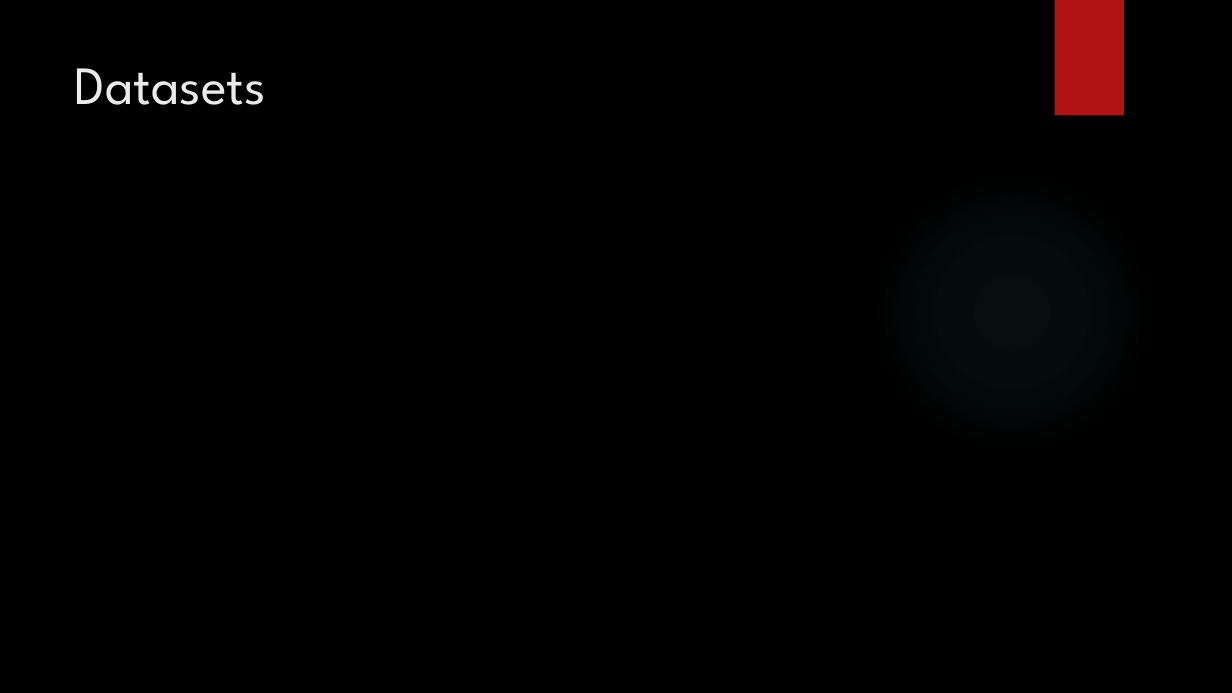
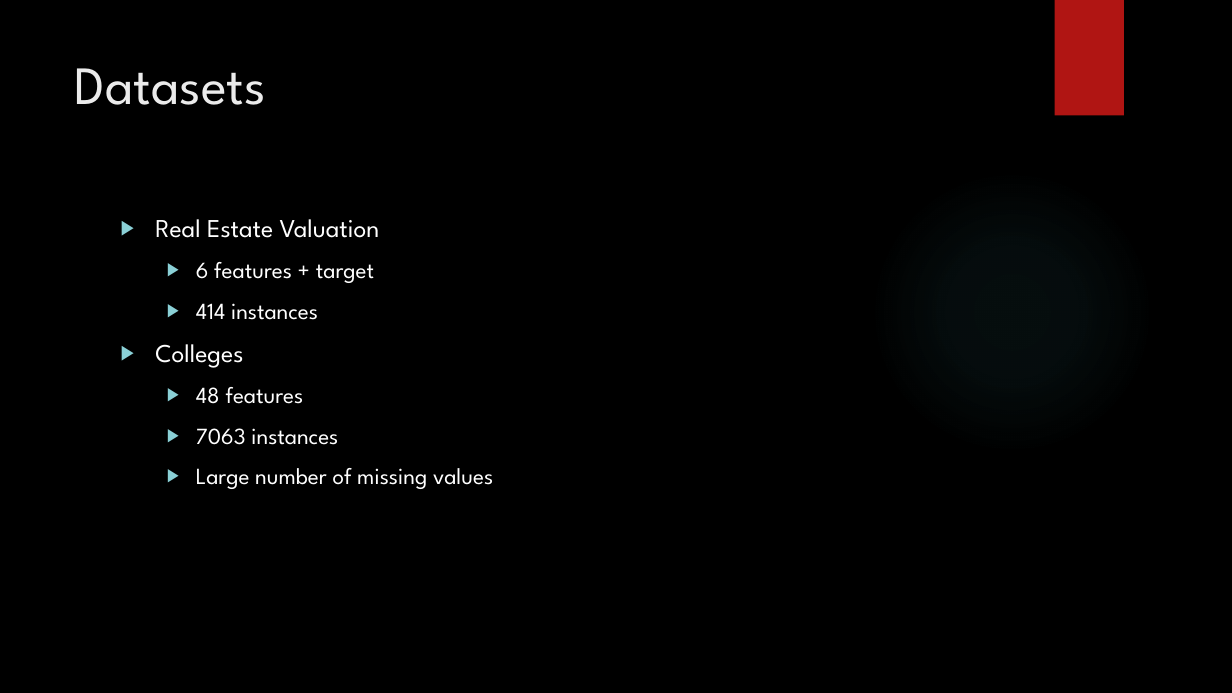
Before and after one commit to amanfc7/Machine-Learaning, a slide deck: slide 2 of ex2/Exercise_2_ppt.pptx. Drawn at 1232x693 pixels with LibreOffice and Linux fonts; fonts in the diff are those of the drawing; background and template pictures are left out. Boxes give left, top, right and bottom in pixels: in the first picture for what was removed or moved away, otherwise in the second. Text is boxed around its words. In the diff, an @@ line names an element or a change of style, - is before the commit and + after.

Commit message:
some updates to presentation

```diff
--- a/ex2/Exercise_2_ppt.pptx
+++ b/ex2/Exercise_2_ppt.pptx
@@ text added at box(155, 219, 493, 489), 18 pt, text #FFFFFF @@
+▶ Real Estate Valuation
+  ▶ 6 features + target
+  ▶ 414 instances
+▶ Colleges
+  ▶ 48 features
+  ▶ 7063 instances
+  ▶ Large number of missing values
```
Also in this commit, not shown: 4 other slides changed, 1 other file.
